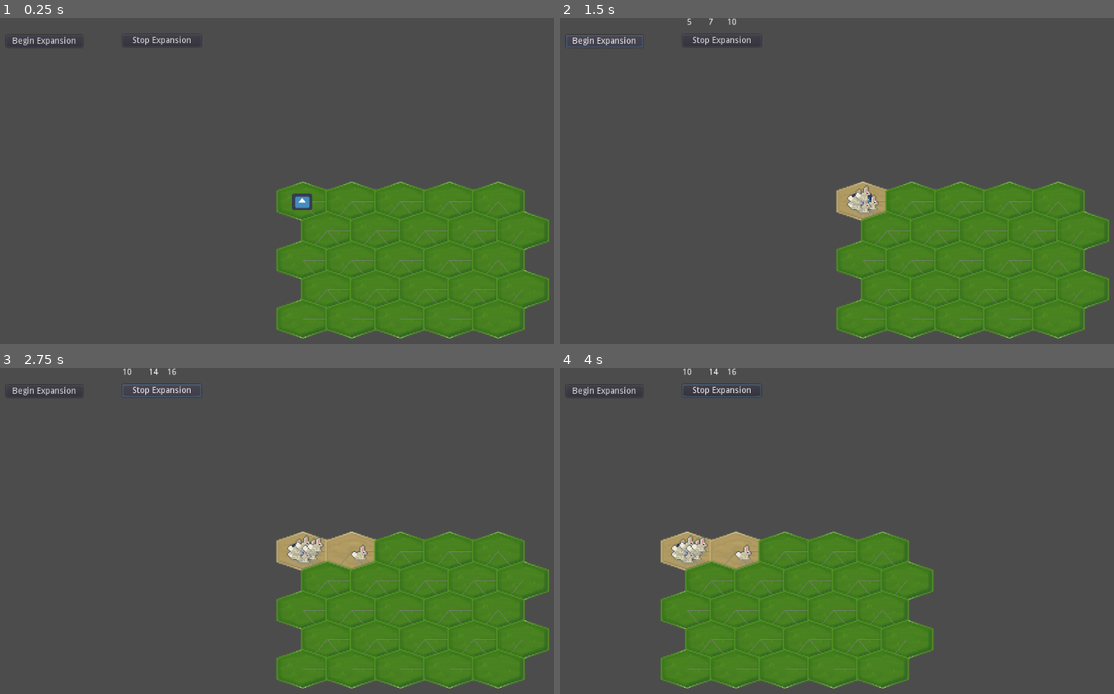
Above: before the commit, frames 1-4 (two rows, left to right).
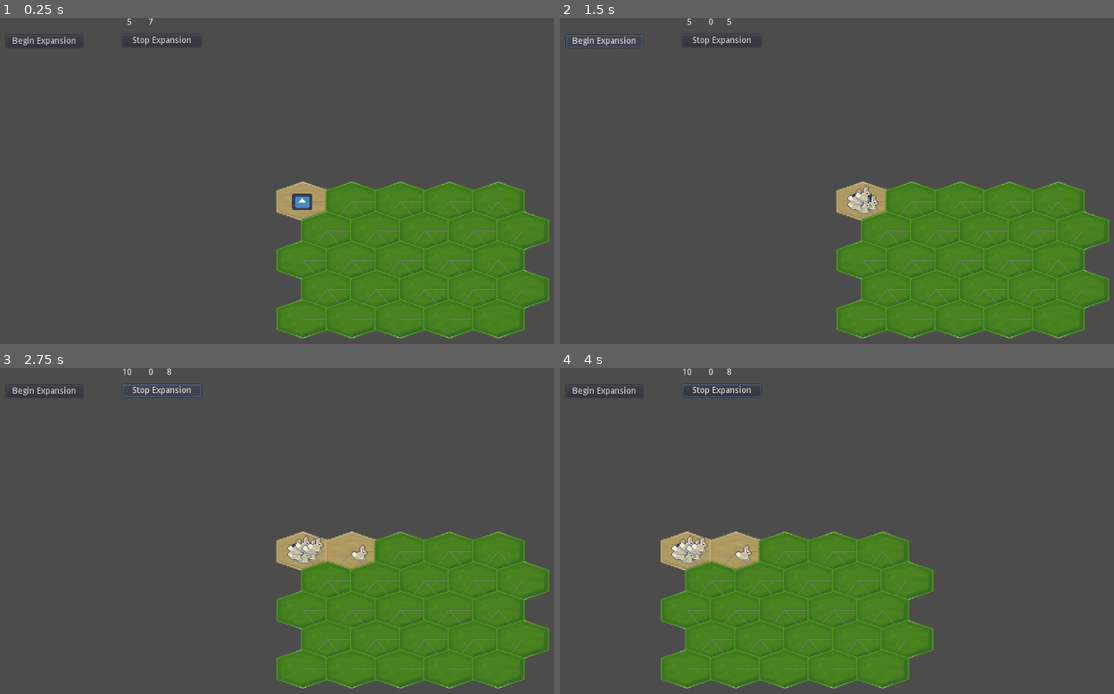
Above: after the commit, the same moments.

Repository: Cartogy/godot-wild-jam-36
Game: Godot game, scene res://src/Main/Main.tscn
Same seed, same stepped clock (60 frames per second), same inputs: the game is played once before the commit and once after it. The project has no main scene, so this scene is started directly. The engine's default icon, where the game draws it, is replaced by a stand-in: a white triangle on a blue panel in a dark square.
Inputs (mouse positions are in pixels of both pictures, inside the frame that each line leads up to):
- Up to frame 1 (0.25 s): no input
- Up to frame 2 (1.5 s): click "Begin Expansion" at 0.5 s; click "Begin Expansion" at 1.25 s
- Up to frame 3 (2.75 s): click "Stop Expansion" at 2 s
- Up to frame 4 (4 s): tap Enter at 2.75 s; move the mouse to (1003, 534) at 2.77 s; hold Right (ui_right) 2.78-3.5 s; hold Shift (shift) 2.78-3.5 s; click (1003, 534) at 2.92 s; drag from (737, 570) to (831, 625) at 3.52 s

The runs differ from the first frame. In frame 1, 0.7% of the frame differs, in the area x 22-60%, y 0-63%; in frame 2, less than 0.1%; in frame 3, less than 0.1%; in frame 4, less than 0.1%.

Commit message:
Fixed bug where rabbit count doubled

Diff:
--- a/src/Grid/Cell/BunnyFill/bunny_fill.gd
+++ b/src/Grid/Cell/BunnyFill/bunny_fill.gd
@@ -48,8 +48,8 @@
 
 	# Conquer cell and consume resources
 	if bunnies_in_tile.size() == 0:
-		cell.triggered()
-		cell.emit_signal("get_resources", cell.resources)
+		cell.bnet_acquire(bnet)
+
 
 	bunnies_in_tile.append(bunny)
 
@@ -66,13 +66,19 @@
 			bunny.move_to([next_available_cell])
 	else:	# Place bunny in this tile
 		if bunnies_in_tile.size() == 0:
-			cell.triggered()
+			cell.connect("get_resources", bunny.bnet.actor_data, "add_resources")
+			cell.bnet_acquire(bunny.bnet)
 		bunny.cell = cell
 		bunnies_in_tile.append(bunny)
+		print_debug("Bunny placed")
 
 func remove_bunny(bunny):
 	if bunnies_in_tile.has(bunny):
 		bunnies_in_tile.erase(bunny)
+		if bunnies_in_tile.size() == 0:
+			var cell: Cell = get_owner()
+			cell.available_cell()
+		print_debug("Bunny removed")
 
 func delete_bunnies(amount: int):
 	for i in amount:
--- a/src/Grid/Cell/States/available_state.gd
+++ b/src/Grid/Cell/States/available_state.gd
@@ -9,7 +9,7 @@
 
 # What occurs when entering a state
 func enter():
-	pass
+	cell.deselect()
 
 # What occurs when exiting state
 func exit():
@@ -20,7 +20,7 @@
 	pass
 
 func setup():
-	pass
+	cell = get_owner()
 
 #######################
 # Cell State functions
--- a/src/Grid/Cell/States/bnet_consume_state.gd
+++ b/src/Grid/Cell/States/bnet_consume_state.gd
@@ -10,11 +10,14 @@
 
 # What occurs when entering a state
 func enter():
-	pass
+	cell.triggered()
+	cell.emit_signal("get_resources", cell.resources)
 
 # What occurs when exiting state
 func exit():
-	pass
+	var population_to_decrease = cell.resources.population_amount
+	cell.bnet.actor_data.remove_max_population(population_to_decrease)
+	cell.disconnect("get_resources", cell.bnet.actor_data, "add_resources")
 
 # Physics process for state
 func p_process(delta: float):
--- a/src/TileEntities/Bunnies/Bunny/bunny.gd
+++ b/src/TileEntities/Bunnies/Bunny/bunny.gd
@@ -10,7 +10,7 @@
 
 
 func _ready():
-	._ready()
+	#._ready()
 	_fill_upgrades(bunny_upgrades)
 	hide_upgrades()
 
